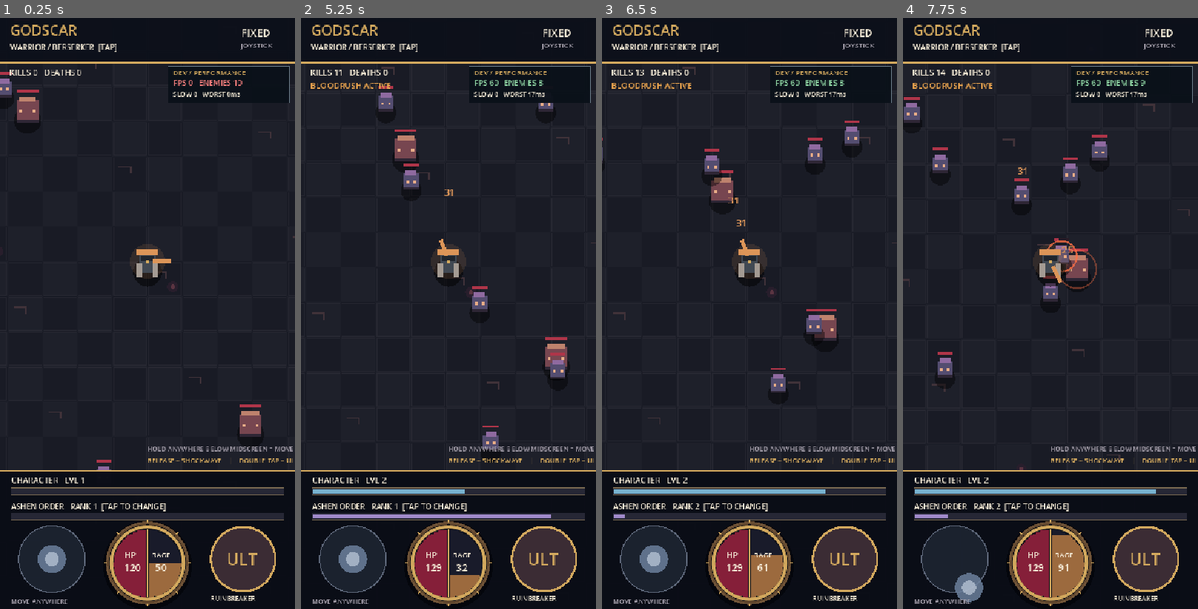
Above: before the commit, frames 1-4 (left to right).
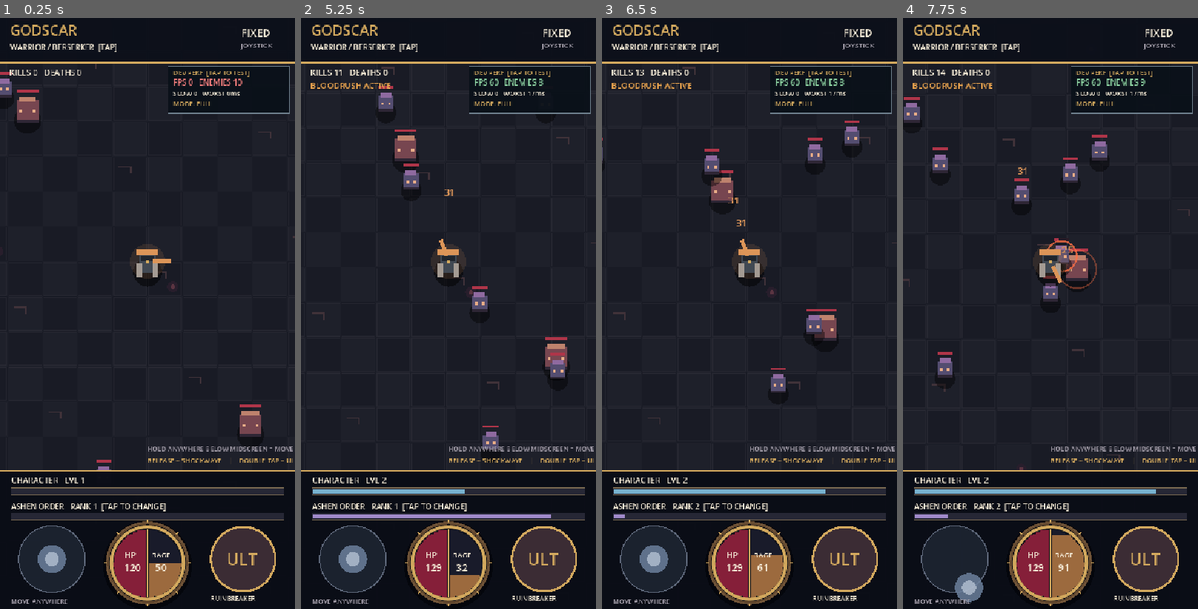
Above: after the commit, the same moments.

Repository: fytchx/Godscar
Game: Godot game, scene res://scenes/arena.tscn
Two runs of this game, one before a commit and one after it. Both use one fixed random seed, a clock stepped at 60 frames per second and the inputs below.
Inputs (mouse positions are in pixels of both pictures, inside the frame that each line leads up to):
- Up to frame 1 (0.25 s): no input
- Up to frame 2 (5.25 s): move the mouse to (513, 283) at 0.52 s; click (513, 283) at 0.67 s; drag from (389, 343) to (433, 431) at 1.27 s; move the mouse to (478, 183) at 2.02 s; click (478, 183) at 2.17 s; drag from (433, 431) to (360, 224) at 2.77 s; move the mouse to (537, 402) at 3.52 s; click (537, 402) at 3.67 s; drag from (360, 224) to (404, 165) at 4.27 s; move the mouse to (463, 313) at 5.02 s; click (463, 313) at 5.17 s
- Up to frame 3 (6.5 s): drag from (705, 165) to (690, 343) at 5.77 s
- Up to frame 4 (7.75 s): move the mouse to (1115, 283) at 6.52 s; click (1115, 283) at 6.67 s; drag from (991, 343) to (1035, 431) at 7.27 s

The runs differ from the first frame. In frame 1, 0.5% of the frame differs, in the area x 57-99%, y 9-17%; in frame 2, 0.5%; in frame 3, 0.5%; in frame 4, 0.5%.

Commit message:
Add controlled on-device graphics workload A/B modes for A15 performance investigation

Diff:
--- a/scripts/arena.gd
+++ b/scripts/arena.gd
@@ -83,6 +83,8 @@
 var perf_window_worst_ms: float = 0.0
 var perf_hitches: int = 0
 var perf_window_hitches: int = 0
+var perf_mode: int = 0
+const PERF_MODES = ["FULL", "FLAT FLOOR", "LOW FX", "FLOOR + FX"]
 
 
 func _ready() -> void:
@@ -505,6 +507,15 @@
             _save_settings()
         last_tap_ms = -9999
         return
+    # The top-right diagnostics panel cycles the controlled visual workload test.
+    if p.x >= s.x - 233.0 and p.x <= s.x - 10.0 and p.y >= 88.0 and p.y <= 174.0:
+        perf_mode = (perf_mode + 1) % PERF_MODES.size()
+        perf_elapsed = 0.0
+        perf_frames = 0
+        perf_window_worst_ms = 0.0
+        perf_window_hitches = 0
+        queue_redraw()
+        return
     # One dedicated ultimate button is the ONLY exclusion in the lower control half.
     if p.distance_to(_skill_center()) < 69.0:
         _cast_ultimate()
@@ -599,13 +610,17 @@
     _draw_world(s)
     _draw_enemies(s)
     _draw_hero()
-    _draw_damage_numbers()
+    if perf_mode != 2 and perf_mode != 3:
+        _draw_damage_numbers()
     _draw_hud(s)
     if menu_open:
         _draw_menu(s)
 
 
 func _draw_world(s: Vector2) -> void:
+    if perf_mode == 1 or perf_mode == 3:
+        draw_rect(Rect2(Vector2.ZERO, s), Color("191b25"))
+        return
     var cam: Vector2 = _center()
     var start_x: int = int(floor((hero.x - cam.x) / WORLD_TILE)) - 1
     var start_y: int = int(floor((hero.y - cam.y) / WORLD_TILE)) - 1
@@ -658,14 +673,14 @@
     draw_rect(Rect2(p + Vector2(10, 4), Vector2(10, 24)), Color("a49b93"))
     draw_line(p + last_facing * 10.0, p + last_facing * 42.0, accent, 7.0)
     draw_circle(p, 3.0, C_GOLD)
-    if visual_timer > 0.0:
+    if visual_timer > 0.0 and perf_mode != 2 and perf_mode != 3:
         var end: Vector2 = hit_location - hero + p
         draw_line(p + last_facing * 16.0, end, Color(accent.r, accent.g, accent.b, visual_timer / 0.15), 6.0, true)
         draw_circle(end, 13.0 * visual_timer / 0.15, Color(accent.r, accent.g, accent.b, visual_timer / 0.15 * 0.45))
-    if active_timer > 0.0:
+    if active_timer > 0.0 and perf_mode != 2 and perf_mode != 3:
         var radius: float = 230.0 * (1.0 - active_timer / 0.44)
         draw_arc(p, maxf(radius, 2.0), 0.0, TAU, 64, Color(accent.r, accent.g, accent.b, active_timer / 0.44), 7.0, true)
-    if ultimate_visual_timer > 0.0:
+    if ultimate_visual_timer > 0.0 and perf_mode != 2 and perf_mode != 3:
         var fraction: float = 1.0 - ultimate_visual_timer / 0.75
         var halo: float = 22.0 + 340.0 * fraction
         draw_arc(p, halo, 0.0, TAU, 80, Color(C_GOLD.r, C_GOLD.g, C_GOLD.b, ultimate_visual_timer / 0.75), 12.0, true)
@@ -695,6 +710,12 @@
     draw_circle(center + Vector2(0.0, 4.0), 81.0, Color("03050a", 0.8))
     draw_circle(center, 76.0, Color("5f452c"))
     draw_circle(center, 70.0, Color("0c0f18"))
+    if perf_mode == 2 or perf_mode == 3:
+        draw_rect(Rect2(center + Vector2(-57.0, -21.0), Vector2(114.0 * health_fraction, 17.0)), Color("851f39"))
+        draw_rect(Rect2(center + Vector2(-57.0, 7.0), Vector2(114.0 * resource_fraction, 17.0)), accent)
+        _draw_text("HP %d" % int(hp), center + Vector2(-48.0, -26.0), 12)
+        _draw_text("%s %d" % [str(CLASSES[class_index]["resource"]), int(resource)], center + Vector2(-48.0, 4.0), 11)
+        return
     # Scanline-filled hemispheres stay INSIDE the globe rather than rectangular overflow.
     for row in range(-62, 63, 3):
         var y: float = float(row)
@@ -727,12 +748,13 @@
     _draw_text("KILLS %d   DEATHS %d" % [kills, deaths], Vector2(17, 105), 15, C_TEXT)
     # Visible on the dev branch only. Leave the main branch UI untouched.
     var perf_color: Color = Color("8bd0a0") if perf_fps >= 55 else Color("e5b86d") if perf_fps >= 30 else Color("eb7a79")
-    var perf_box: Rect2 = Rect2(s.x - 233.0, 88.0, 223.0, 67.0)
+    var perf_box: Rect2 = Rect2(s.x - 233.0, 88.0, 223.0, 86.0)
     draw_rect(perf_box, Color("0a1119", 0.96))
     draw_rect(perf_box, Color("6d7e8b"), false, 1.0)
-    _draw_text("DEV / PERFORMANCE", perf_box.position + Vector2(10.0, 16.0), 13, C_GOLD)
-    _draw_text("FPS %d   ENEMIES %d" % [perf_fps, enemies.size()], perf_box.position + Vector2(10.0, 36.0), 14, perf_color)
-    _draw_text("SLOW %d   WORST %.0fms" % [perf_hitches, perf_worst_ms], perf_box.position + Vector2(10.0, 55.0), 12, C_TEXT)
+    _draw_text("DEV PERF  [TAP TO TEST]", perf_box.position + Vector2(10.0, 16.0), 12, C_GOLD)
+    _draw_text("FPS %d   ENEMIES %d" % [perf_fps, enemies.size()], perf_box.position + Vector2(10.0, 35.0), 14, perf_color)
+    _draw_text("SLOW %d   WORST %.0fms" % [perf_hitches, perf_worst_ms], perf_box.position + Vector2(10.0, 54.0), 12, C_TEXT)
+    _draw_text("MODE: %s" % PERF_MODES[perf_mode], perf_box.position + Vector2(10.0, 73.0), 12, C_GOLD)
     if class_index == 0 and passive_timer > 0:
         _draw_text("BLOODRUSH ACTIVE", Vector2(17, 129), 15, C_RAGE)
     if respawn_notice > 0.0:
